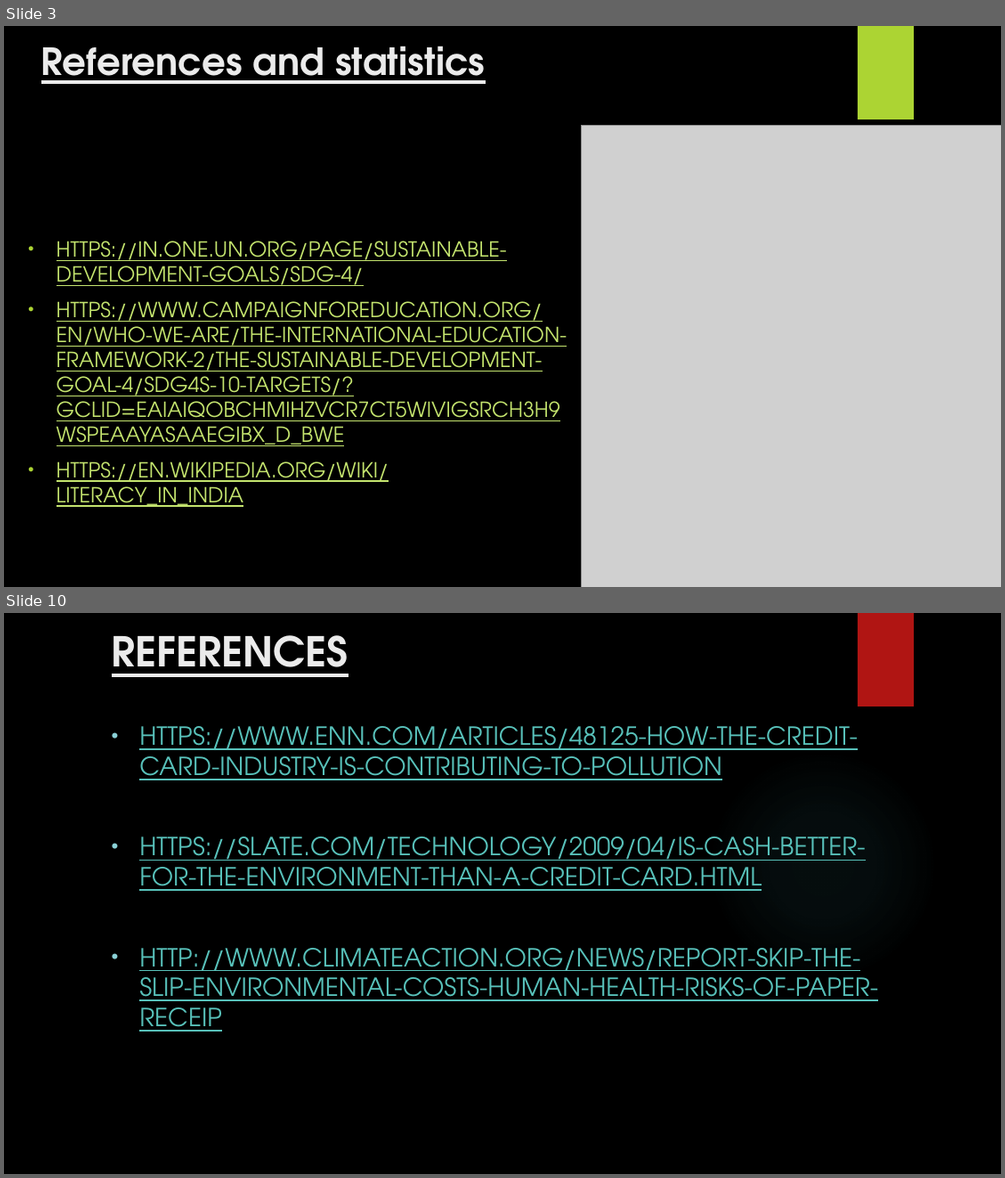
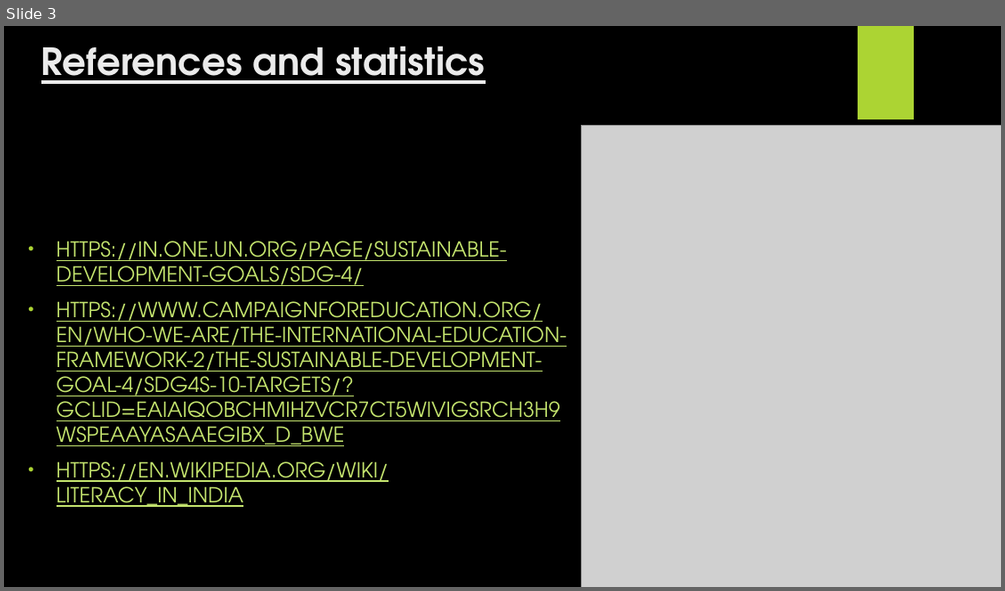
Before and after one commit to Rishabh510/HackVSIT3.0, a slide deck: Quality Education.pptx. Shown one above the other, each under a label of ours: slides 3 and 10 before the commit, slide 3 after it; the slides between them are not shown. The pictures are 1005x1178 and 1005x591 pixels, drawn with LibreOffice and Linux fonts; fonts in the diff are those of the drawing; grey boxes stand for pictures; background and template pictures are left out. Boxes give left, top, right and bottom in pixels: in the first picture for what was removed or moved away, otherwise in the second. Text is boxed around its words. In the diff, an @@ line names an element or a change of style, - is before the commit and + after.

```diff
--- a/Quality Education.pptx
+++ b/Quality Education.pptx
@@ slide 10 removed at (4, 613, 1001, 1174), background picture (left out) @@
@@ title removed at (112, 635, 348, 677) @@
-REFERENCES
@@ rectangle removed at (858, 613, 914, 706) @@
@@ subtitle removed at (139, 726, 878, 1031) @@
-• HTTPS://WWW.ENN.COM/ARTICLES/48125-HOW-THE-CREDIT-CARD-INDUSTRY-IS-CONTRIBUTING-TO-POLLUTION
-• HTTPS://SLATE.COM/TECHNOLOGY/2009/04/IS-CASH-BETTER-FOR-THE-ENVIRONMENT-THAN-A-CREDIT-CARD.HTML
-• HTTP://WWW.CLIMATEACTION.ORG/NEWS/REPORT-SKIP-THE-SLIP-ENVIRONMENTAL-COSTS-HUMAN-HEALTH-RISKS-OF-PAPER-RECEIP
@@ ellipse removed at (708, 750, 938, 981) @@
```
Also in this commit, not shown: 4 slides changed, 1 slide added, 4 other slides removed.
